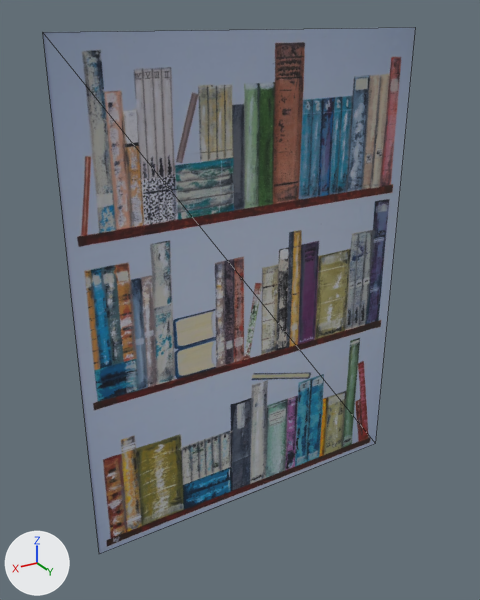
Renders of the glTF model ar/collected-thoughts.glb from each side of a commit.
Camera for both pictures: a 50 mm camera at (0.408, 0.644, 0.32) aimed at (0.024, 0.003, -0.001). The axes (+X, +Y, +Z) are drawn at lower left. The lights are the same throughout. The picture after the commit comes second. Mesh edges are drawn as thin lines.
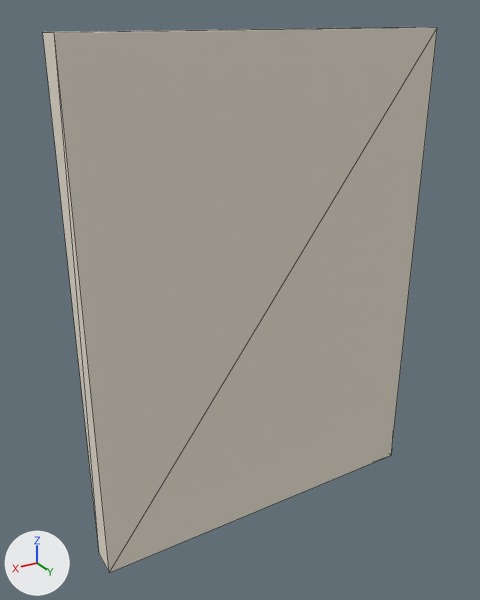
The newer file is also turned or shifted as a whole; pictures and numbers use the older file's frame.

Location of each change, (x1, y1, x2, y2) in pixels of the pictures (480 x 600 px):
'Mesh_0', reshaped
    before: (43, 27, 416, 554)
    after: (43, 27, 437, 573)
part 1 of me_mesh_0, added (pale yellow)
    after: (43, 27, 437, 573)

What the commit changed:
Material 'Material_1' (mat_material_1) is new.
Its base color is (0.82, 0.76, 0.65) (pale yellow #eae2d3).
Its roughness is 0.95.
me_mesh_0 is used by ob_mesh_0; location (0.0, 0.0, 0.0).
Verts and faces of me_mesh_0; kept vertices keep their numbers, new ones are numbered from 4.
Before the commit, vertices of me_mesh_0: 0 (-0.229, 0.0, -0.305) at pixel (375, 443), 1 (0.229, 0.0, -0.305) at pixel (99, 554), 2 (0.229, 0.0, 0.305) at pixel (42, 32), 3 (-0.229, 0.0, 0.305) at pixel (415, 27).
me_mesh_0 had 4 vertices, 2 faces and spanned x -0.229..0.229, y 0.0, z -0.305..0.305.
me_mesh_0 now has 8 vertices, 12 faces and spans x -0.229..0.229, y 0.0..0.035, z -0.305..0.305.
Part 1, on me_mesh_0:
New vertices 4 to 7 stand at vertices 0 to 3, in that order, plus (0.0, 0.035, 0.0).
New faces: (4, 7, 5), (5, 7, 6), (2, 6, 3), (3, 6, 7), (1, 4, 5), (0, 4, 1) (mat_material_1 (pale yellow #eae2d3)).
New faces: (1, 5, 6), (1, 6, 2), (0, 3, 4), (3, 7, 4) (mat_material_1 (pale yellow #eae2d3)).
me_mesh_0 gains material mat_material_1 (pale yellow #eae2d3).
